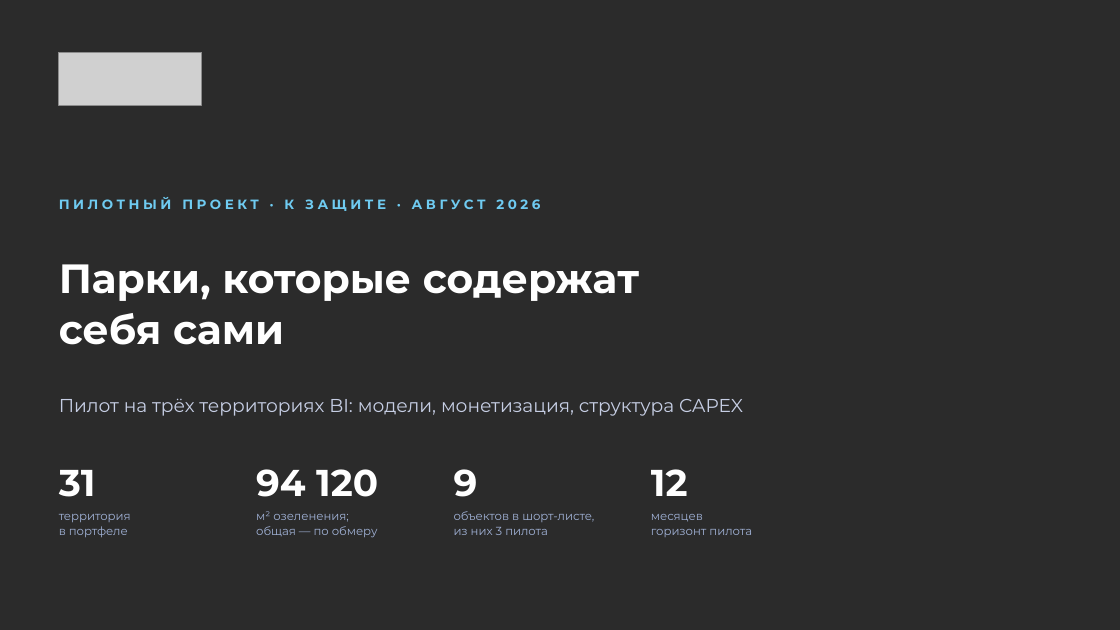
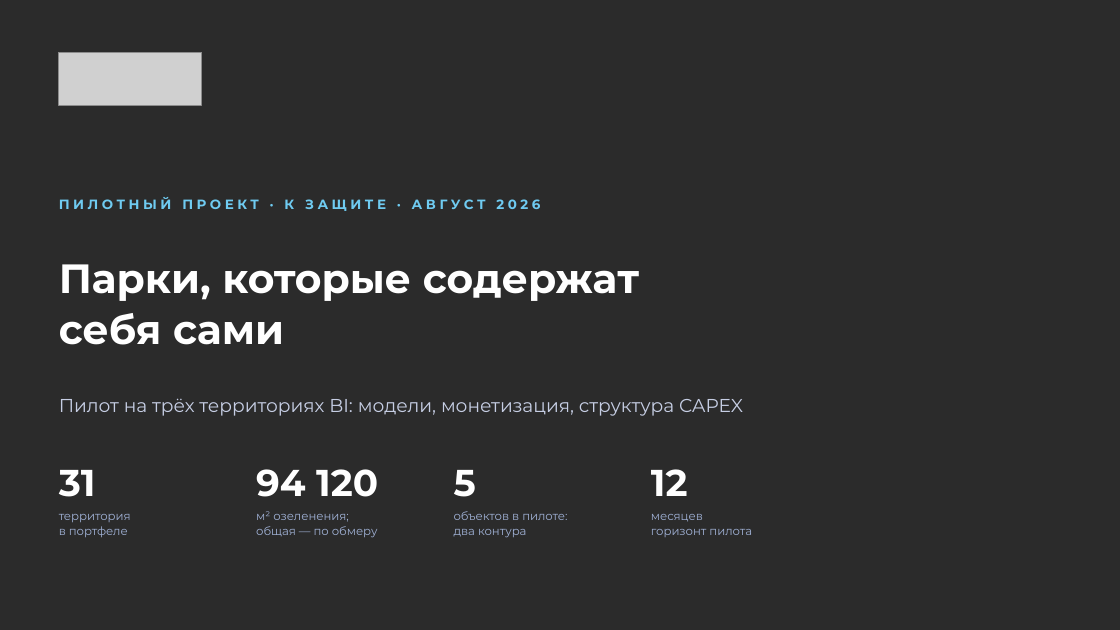
Before and after one commit to jprashkevich/bi-korshiler, a slide deck: slide 1 of docs/research/BIG-Life-park-pilot.pptx. Drawn at 1120x630 pixels with LibreOffice and Linux fonts; fonts in the diff are those of the drawing; grey boxes stand for pictures; background and template pictures are left out; a plain dark background stands for a picture behind light text. Boxes give left, top, right and bottom in pixels: in the first picture for what was removed or moved away, otherwise in the second. Text is boxed around its words. In the diff, an @@ line names an element or a change of style, - is before the commit and + after.

```diff
--- a/docs/research/BIG-Life-park-pilot.pptx
+++ b/docs/research/BIG-Life-park-pilot.pptx
@@ text at bbox=[454, 470, 476, 497]: text changed @@
-9
+5
@@ text at bbox=[454, 511, 567, 538]: text changed @@
-объектов в шорт-листе,
-из них 3 пилота
+объектов в пилоте:
+два контура
```
Also in this commit, not shown: 7 other slides changed, 3 slides added, 1 slide removed, 1 other file.
